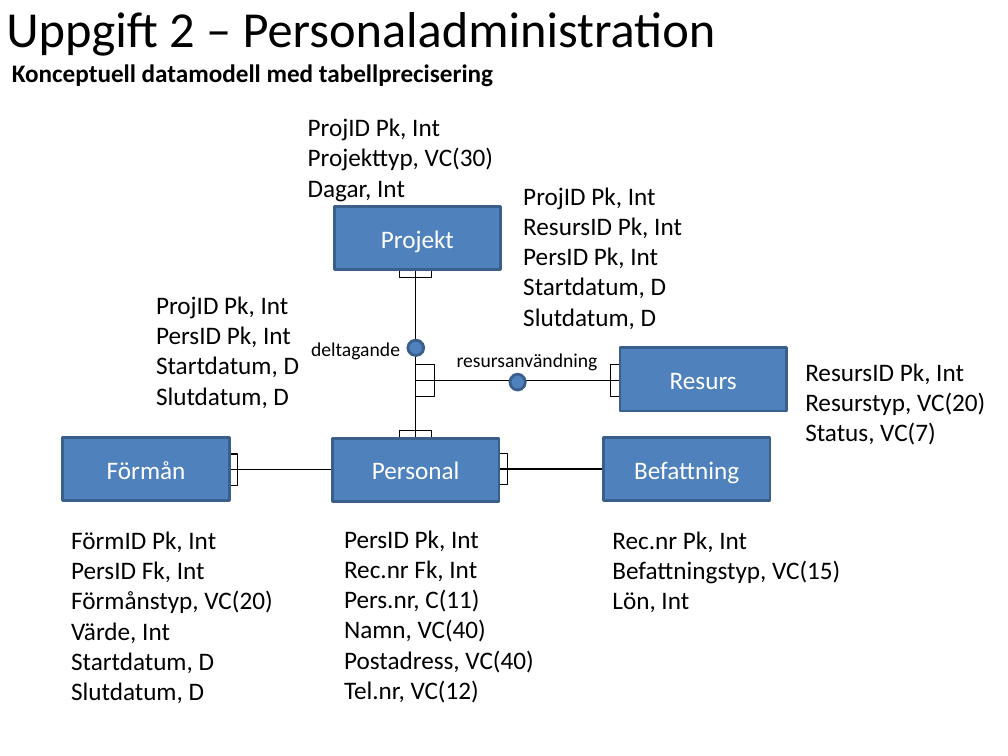
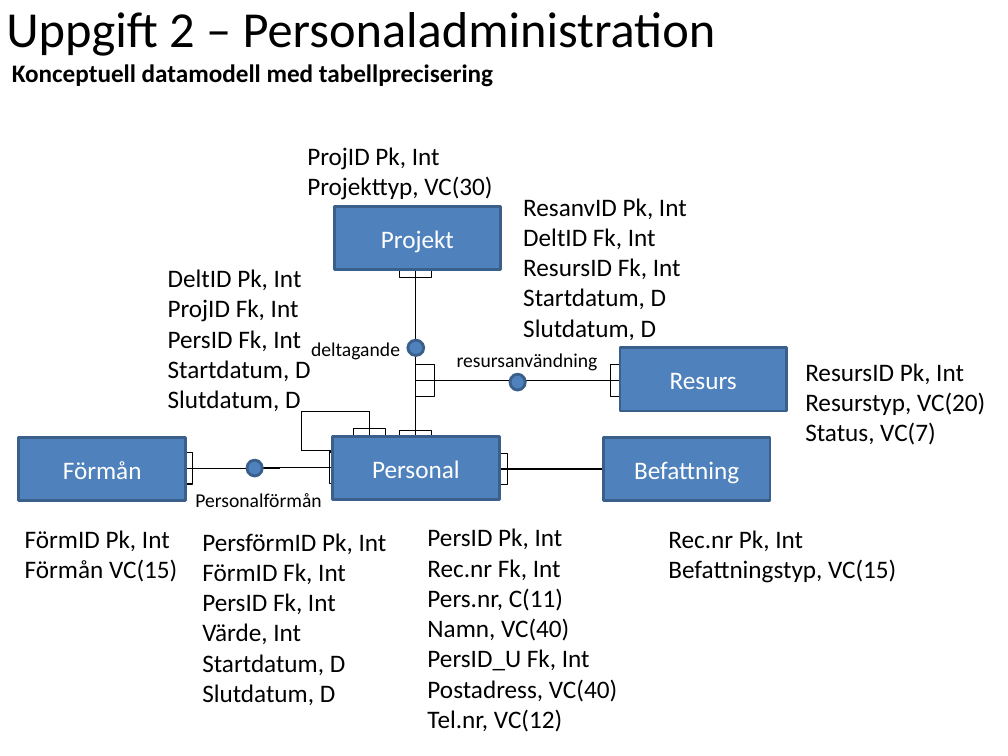
Before and after one commit to ed222an/Databasteknik, a slide deck: slide 5 of Labb 2/Laboration2.pptx. Drawn at 1008x756 pixels with LibreOffice and Linux fonts; fonts in the diff are those of the drawing. Boxes give left, top, right and bottom in pixels: in the first picture for what was removed or moved away, otherwise in the second. Text is boxed around its words. In the diff, an @@ line names an element or a change of style, - is before the commit and + after.

```diff
--- a/Labb 2/Laboration2.pptx
+++ b/Labb 2/Laboration2.pptx
@@ text "ProjID Pk, Int": place and size @@
-text "ProjID Pk, Int" at box(308, 118, 493, 202)
+text "ProjID Pk, Int" at box(307, 147, 492, 200)
@@ text at box(308, 180, 405, 202): paragraph removed @@
-Dagar, Int
@@ text "ResanvID Pk, Int": place and size @@
-text "ResanvID Pk, Int" at box(523, 187, 682, 329)
+text "ResanvID Pk, Int" at box(523, 198, 687, 340)
@@ text at box(523, 198, 687, 279): text changed @@
-ProjID Pk, Int
-ResursID Pk, Int
-PersID Pk, Int
+ResanvID Pk, Int
+DeltID Fk, Int
+ResursID Fk, Int
@@ text "DeltID Pk, Int": place and size @@
-text "DeltID Pk, Int" at box(156, 296, 299, 408)
+text "DeltID Pk, Int" at box(168, 269, 310, 411)
@@ text at box(168, 269, 302, 351): text changed @@
-ProjID Pk, Int
-PersID Pk, Int
+DeltID Pk, Int
+ProjID Fk, Int
+PersID Fk, Int
@@ line added from (369, 411) to (301, 411), #000000 0.75 pt @@
@@ line added from (301, 411) to (301, 451), #000000 0.75 pt @@
@@ line added from (369, 411) to (369, 436), #000000 0.75 pt @@
@@ rectangle "Förmån": place and size @@
-rectangle "Förmån" at box(62, 437, 229, 501)
+rectangle "Förmån" at box(19, 437, 185, 501)
@@ rectangle added at box(354, 428, 386, 436), outline #000000 0.75 pt @@
@@ rectangle: place and size @@
-rectangle at box(230, 454, 238, 486)
+rectangle at box(185, 453, 193, 485)
@@ line added from (279, 468) to (185, 468), #000000 0.75 pt @@
@@ line moved from (333, 470) - (230, 470) to (247, 468) - (336, 468) @@
@@ ellipse added at box(247, 460, 263, 476), fill #4F81BD, outline #3A5F8C 2 pt @@
@@ line added from (335, 451) to (301, 451), #000000 0.75 pt @@
@@ rectangle added at box(330, 452, 337, 484), outline #000000 0.75 pt @@
@@ text added at box(195, 493, 321, 507), 14 pt, text #000000 @@
+Personalförmån
@@ text "FörmID Pk, Int": place and size @@
-text "FörmID Pk, Int" at box(71, 531, 272, 703)
+text "FörmID Pk, Int" at box(25, 530, 177, 582)
@@ text added at box(202, 533, 387, 705), 18 pt, text #000000 @@
+PersförmID Pk, Int
+FörmID Fk, Int
+PersID Fk, Int
+Värde, Int
+Startdatum, D
+Slutdatum, D
@@ text "PersID Pk, Int": place and size @@
-text "PersID Pk, Int" at box(344, 530, 533, 703)
+text "PersID Pk, Int" at box(427, 528, 617, 732)
@@ text "Rec.nr Pk, Int": place and size @@
-text "Rec.nr Pk, Int" at box(612, 531, 840, 612)
+text "Rec.nr Pk, Int" at box(668, 530, 896, 583)
@@ text at box(25, 559, 177, 582): text changed @@
-PersID Fk, Int
-Förmånstyp, VC(20)
-Värde, Int
-Startdatum, D
-Slutdatum, D
+Förmån VC(15)
@@ text at box(612, 592, 689, 612): paragraph removed @@
-Lön, Int
@@ text at box(427, 649, 590, 671): paragraph added @@
+PersID_U Fk, Int
```
Also in this commit, not shown: 6 other slides changed, 1 slide added.
